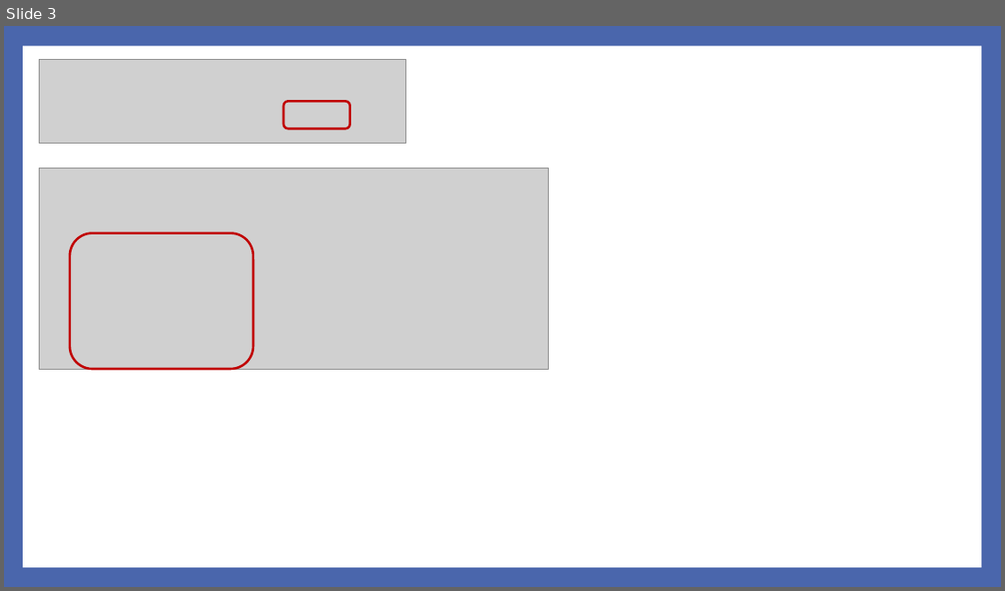
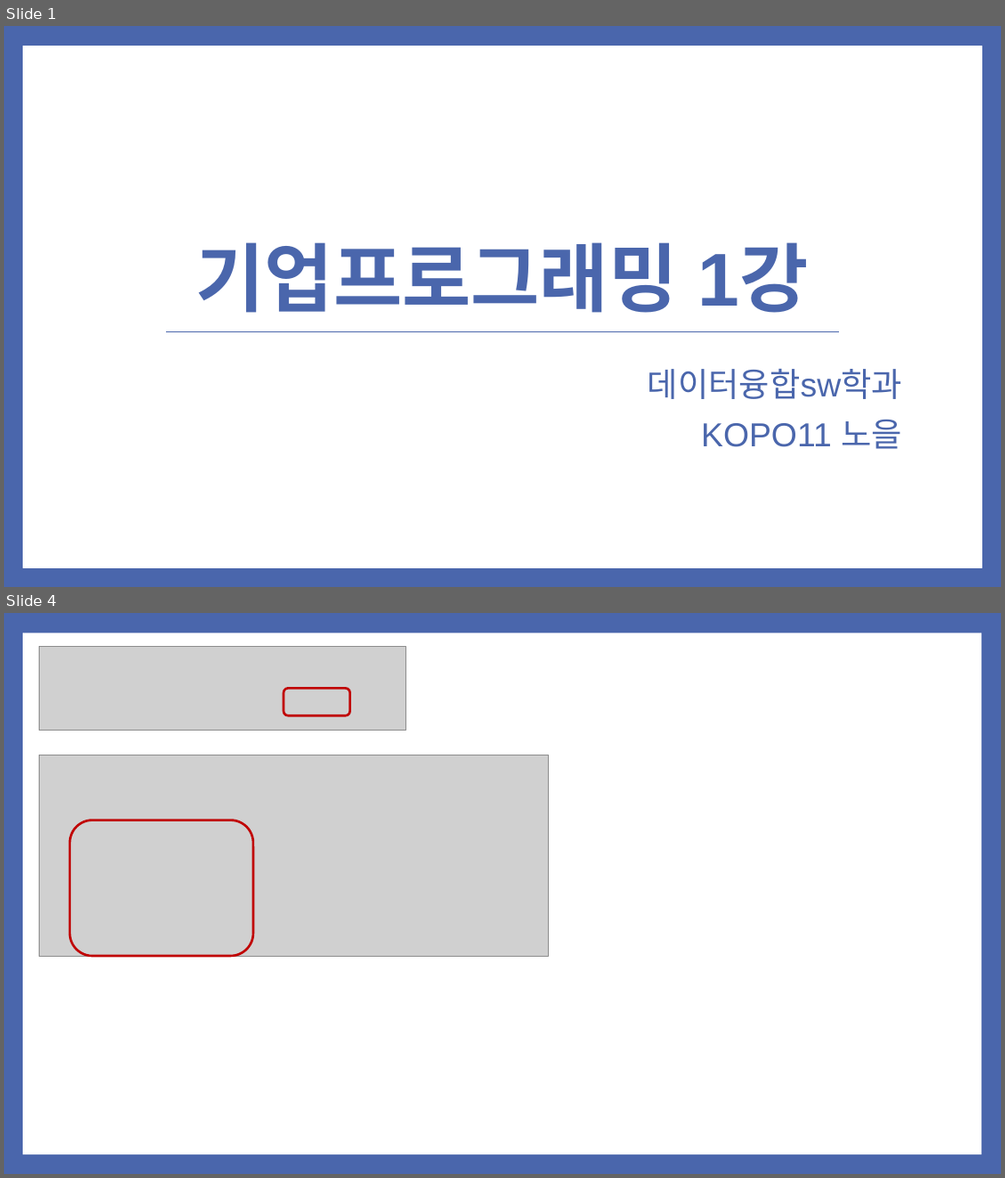
Before and after one commit to noheul1030/KOPO-HTML, a slide deck: 과제PPT/기업업무 1강.pptx. Shown one above the other, each under a label of ours: slide 3 before the commit, slides 1 and 4 after it; the slides between them are not shown. The pictures are 1005x591 and 1005x1178 pixels, drawn with LibreOffice and Linux fonts; fonts in the diff are those of the drawing; grey boxes stand for pictures. Boxes give left, top, right and bottom in pixels: in the first picture for what was removed or moved away, otherwise in the second. Text is boxed around its words. In the diff, an @@ line names an element or a change of style, - is before the commit and + after.

```diff
--- a/과제PPT/기업업무 1강.pptx
+++ b/과제PPT/기업업무 1강.pptx
@@ slide 1 added at (4, 26, 1001, 587), background #4A66AC @@
@@ rectangle added at (23, 46, 981, 567), fill #FFFFFF, outline #FFFFFF 1 pt @@
@@ title added at (195, 242, 809, 313), 72 pt, text #4A66AC, bold @@
+기업프로그래밍 1강
@@ line added from (165, 331) to (839, 331), #4A66AC 0.79 pt @@
@@ subtitle added at (647, 369, 902, 449), 32 pt, text #4A66AC @@
+데이터융합sw학과
+KOPO11 노을
@@ what was slide 3 is now slide 4 @@
```
Also in this commit, not shown: 21 other slides added, 4 slides removed.
